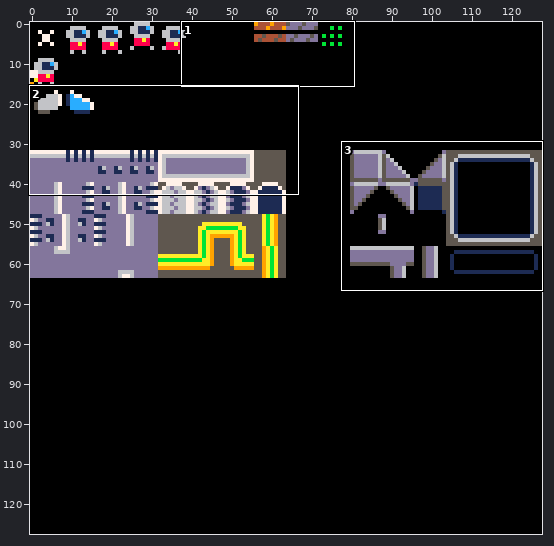
A pixel-art file gets an edit: res/moonshot.aseprite. The picture above shows the old version from afar; the outline marks the close-up.
Close-up. The starting point:
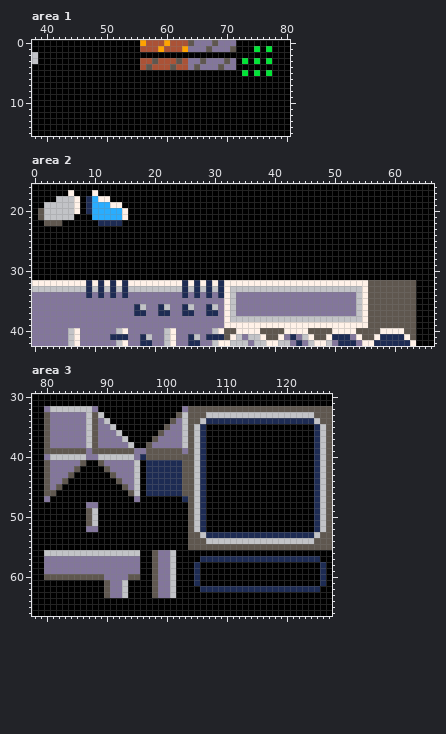
128x128 pixels, 1 frame. Shown: area 1: x 38..80, y 0..15; area 2: x 0..66, y 16..42; area 3: x 78..127, y 30..66. The commit also changed other parts of the picture, which this record leaves out.
New version:
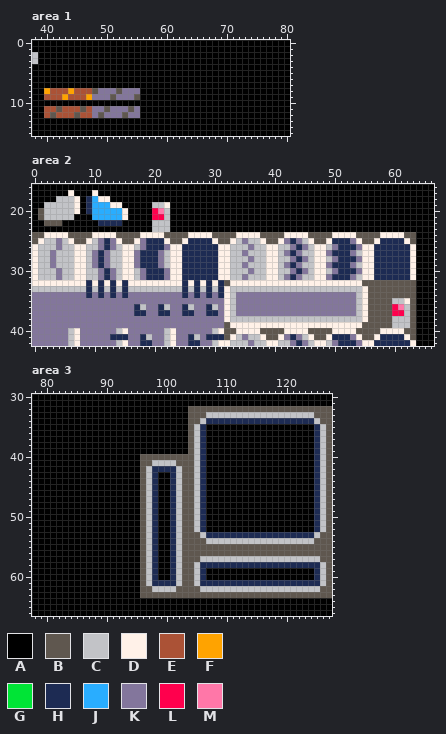
Palette (. is transparent): A #000000  B #5f574f  C #c2c3c7  D #fff1e8  E #ab5236  F #ffa300  G #00e436  H #1d2b53  J #29adff  K #83769c  L #ff004d  M #ff77a8
Edits made:
Changed rows in their new state; - is an unchanged pixel.
Area 1, layer "spritesheet":
first column x 40:
 0 ----------------AAAAAAAAAAAAAAAA------
 1 ----------------AAAAAAAAAAAAAAAA---A-A
 3 ----------------AAAAAAAAAAAAAAAA-A-A-A
 4 ----------------AAAAAAAAAAAAAAAA------
 5 ---------------------------------A-A-A
 8 FEEEFEEEBKKKBKKK----------------------
 9 EEEFEEEFKKKBKKKB----------------------
11 EEBEEEBEKKBKKKBK----------------------
12 EBEEEBEEKBKKKBKK----------------------
Area 2, layer "spritesheet":
first column x 0:
19 --------------------CCD-----------------------------------------
20 --------------------LMC-----------------------------------------
21 --------------------LLC-----------------------------------------
22 --------------------CCC-----------------------------------------
23 --------------------CCC-----------------------------------------
24 BBDDDDBBBBDDDDBBBBDDDDBBBBDDDDBBBBDDDDBBBBDDDDBBBBDDDDBBBBDDDDBB
25 BDCCKCDBBDCKHKDBBDKHHHDBBDHHHHDBBDCKCCDBBDKHKCDBBDHHHKDBBDHHHHDB
26 DCCCKCCDDCCKHKCDDCKHHHKDDHHHHHHDDCCCKCCDDCCKHKCDDCKHHHKDDHHHHHHD
27 DCCKCCCDDCKHKCCDDKHHHKCDDHHHHHHDDCCKCCCDDCKHKCCDDKHHHKCDDHHHHHHD
28 DCCKCCCDDCKHKCCDDKHHHKCDDHHHHHHDDCCCKCCDDCCKHKCDDCKHHHKDDHHHHHHD
29 DCCKCCCDDCKHKCCDDKHHHKCDDHHHHHHDDCCKCCCDDCKHKCCDDKHHHKCDDHHHHHHD
30 DCCCKCCDDCCKHKCDDCKHHHKDDHHHHHHDDCCCKCCDDCCKHKCDDCKHHHKDDHHHHHHD
31 DCCCKCCDDCCKHKCDDCKHHHKDDHHHHHHDDCCKCCCDDCKHKCCDDKHHHKCDDHHHHHHD
32 --------------------------------B----------------------B--------
35 ------------------------------------------------------------CCD-
36 ------------------------------------------------------------LMC-
37 ------------------------------------------------------------LLC-
38 ------------------------------------------------------------CCC-
39 --------------------------------B----------------------B----CCC-
Area 3, layer "spritesheet":
first column x 80:
32 AAAAAAAAA--------------A------------------------
33 AAAAAAAAAA------------AA------------------------
34 AAAAAAAAAAA----------AAA------------------------
35 AAAAAAAAAAAA--------AAAA------------------------
36 AAAAAAAAAAAAA------AAAAA------------------------
37 AAAAAAAAAAAAAA----AAAAAA------------------------
38 AAAAAAAAAAAAAAA--AAAAAAA------------------------
39 AAAAAAAAAAAAAAAAAAAAAAAA------------------------
40 AAAAAAAAAAAAAAAAB-------------------------------
41 AAAAAAA--AAAAAAABBCCCCB-------------------------
42 AAAAAA----AAAAAABC----C-------------------------
43 AAAAA------AAAAABC-AA-C-------------------------
44 AAAA--------AAAABC-AA-C-------------------------
45 AAA----------AAABC-AA-C-------------------------
46 AA------------AABC-AA-C-------------------------
47 A--------------ABCH--HCB------------------------
48 -------AA-------BCH--HCB------------------------
49 -------AA-------BCH--HCB------------------------
50 -------AA-------BCH--HCB------------------------
51 -------AA-------BCH--HCB------------------------
52 -------AA-------BCH--HCB------------------------
53 ----------------BCH--HCB------------------------
54 ----------------BCH--HCB------------------------
55 ----------------BCH--HCB------------------------
56 AAAAAAAAAAAAAAAABCHAAHCBBBBBBBBBBBBBBBBBBBBBBBBB
57 AAAAAAAAAAAAAAAABCHAAHCBBBCCCCCCCCCCCCCCCCCCCCBB
58 AAAAAAAAAAAAAAAABCHAAHCBBCHHHHHHHHHHHHHHHHHHHHCB
59 AAAAAAAAAAAAAAAABCHAAHCBBCH------------------HCB
60 AAAAAAAAAAAAAAAABCHAAHCBBCH------------------HCB
61 ----------AAAA--BCHHHHCBBCHHHHHHHHHHHHHHHHHHHHCB
62 ----------AAAA--BBCCC-BBBBCCCCCCCCCCCCCCCCCCCCBB
63 ----------AAAA--BB-BBBBBBBBBBBBBBBBBBBBBBBBBBBBB
Boxes around the changes in both close-ups, in picture pixels (x1, y1, x2, y2):
changed: (44, 40, 272, 118)
changed: (32, 202, 416, 328)
changed: (44, 406, 332, 598)
